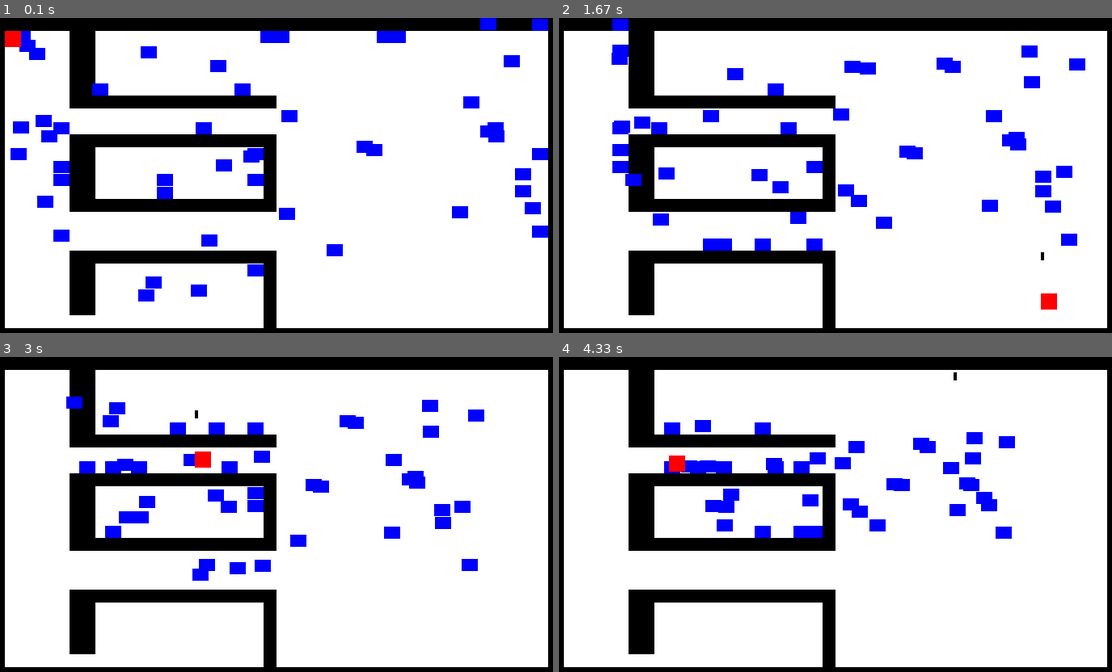
Above: before the commit, frames 1-4 (two rows, left to right).
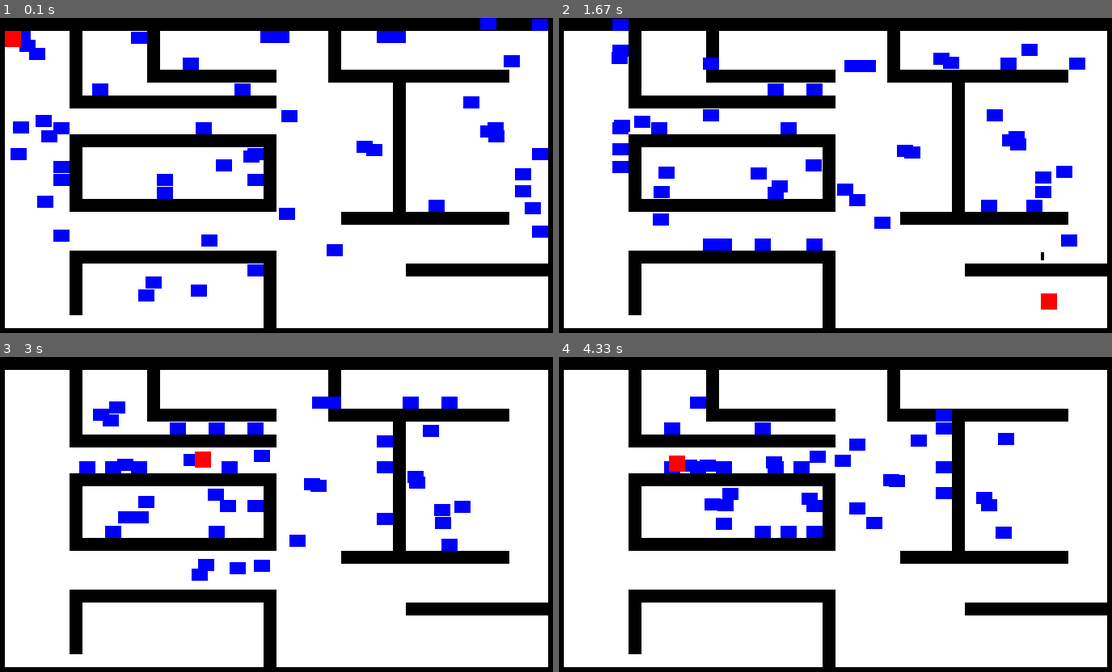
Above: after the commit, the same moments.

Repository: The-XSS-Rat/Pygame-Shooter
Game: pygame game, started from main.py
The game is run twice, just before and just after one commit, with the same random seed, the same clock (stepped at 60 frames per second) and the same inputs.
Inputs (mouse positions are in pixels of both pictures, inside the frame that each line leads up to):
- Up to frame 1 (0.1 s): no input
- Up to frame 2 (1.67 s): click (835, 178) at 0.38 s; click (835, 200) at 0.72 s; click (918, 65) at 1.05 s; click (1040, 292) at 1.38 s
- Up to frame 3 (3 s): click (287, 410) at 1.72 s; click (248, 602) at 2.05 s; click (254, 464) at 2.38 s; click (193, 451) at 2.72 s
- Up to frame 4 (4.33 s): click (984, 489) at 3.05 s; click (1012, 511) at 3.38 s; click (951, 460) at 3.72 s; click (669, 454) at 4.05 s

The runs differ from the first frame. In frame 1, 7.9% of the frame differs, in the area x 14-100%, y 4-95%; in frame 2, 9.0%; in frame 3, 9.1%; in frame 4, 9.4%.

Commit message:
:leaves: Changed the level

Diff:
--- a/main.py
+++ b/main.py
@@ -16,28 +16,28 @@
 # Holds the level layout in a list of strings.
 level = [
 "WWWWWWWWWWWWWWWWWWWWWWWWWWWWWWWWWWWWWWWWWWWW",
-"W     WW                                   W",
-"W     WW                                   W",
-"W     WW                                   W",
-"W     WW                                   W",
-"W     WW                                   W",
-"W     WWWWWWWWWWWWWWWW                     W",
+"W     W     W             W                W",
+"W     W     W             W                W",
+"W     W     W             W                W",
+"W     W     WWWWWWWWWW    WWWWWWWWWWWWWW   W",
+"W     W                        W           W",
+"W     WWWWWWWWWWWWWWWW         W           W",
+"W                              W           W",
+"W                              W           W",
+"W     WWWWWWWWWWWWWWWW         W           W",
+"W     W              W         W           W",
+"W     W              W         W           W",
+"W     W              W         W           W",
+"W     W              W         W           W",
+"W     WWWWWWWWWWWWWWWW         W           W",
+"W                          WWWWWWWWWWWWW   W",
 "W                                          W",
 "W                                          W",
 "W     WWWWWWWWWWWWWWWW                     W",
-"W     WW             W                     W",
-"W     WW             W                     W",
-"W     WW             W                     W",
-"W     WW             W                     W",
-"W     WWWWWWWWWWWWWWWW                     W",
-"W                                          W",
-"W                                          W",
-"W                                          W",
-"W     WWWWWWWWWWWWWWWW                     W",
-"W     WW             W                     W",
-"W     WW             W                     W",
-"W     WW             W                     W",
-"W     WW             W                     W",
+"W     W              W          WWWWWWWWWWWW",
+"W     W              W                     W",
+"W     W              W                     W",
+"W     W              W                     W",
 "W                    W                     W",
 "WWWWWWWWWWWWWWWWWWWWWWWWWWWWWWWWWWWWWWWWWWWW",
 ]
